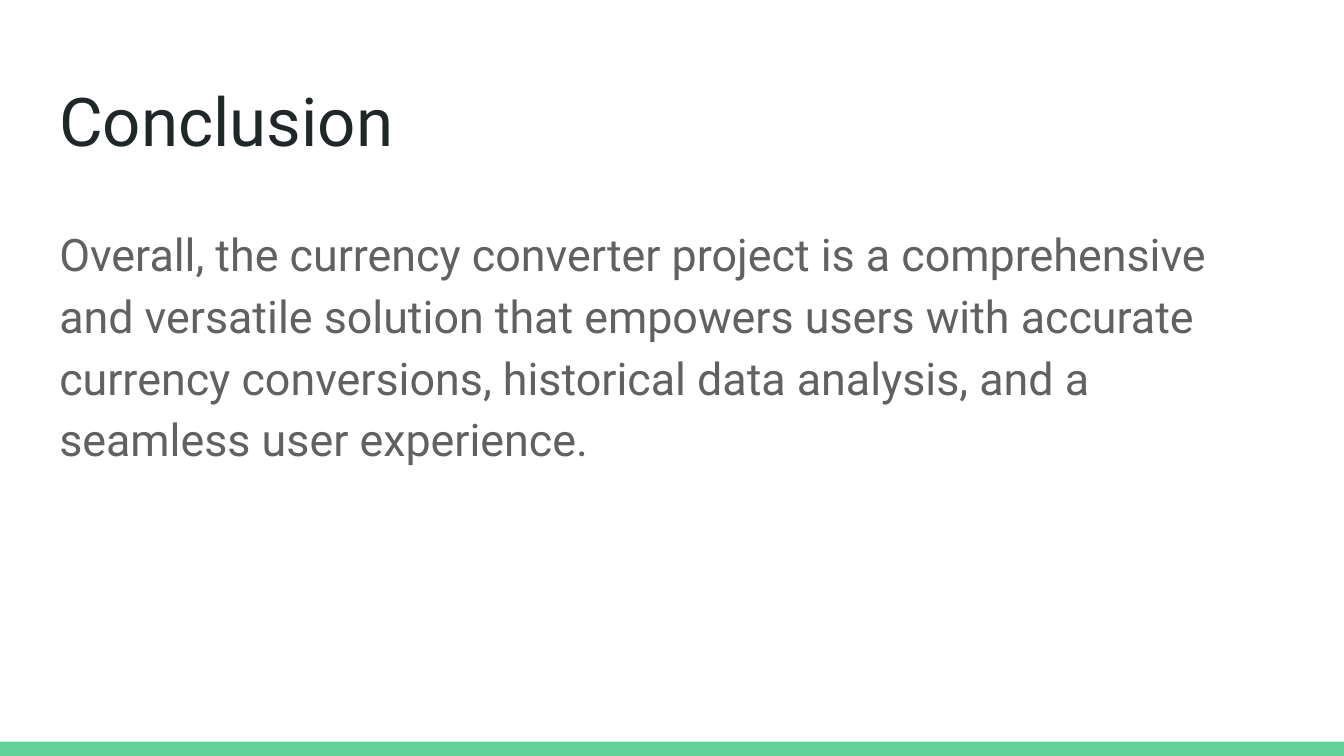
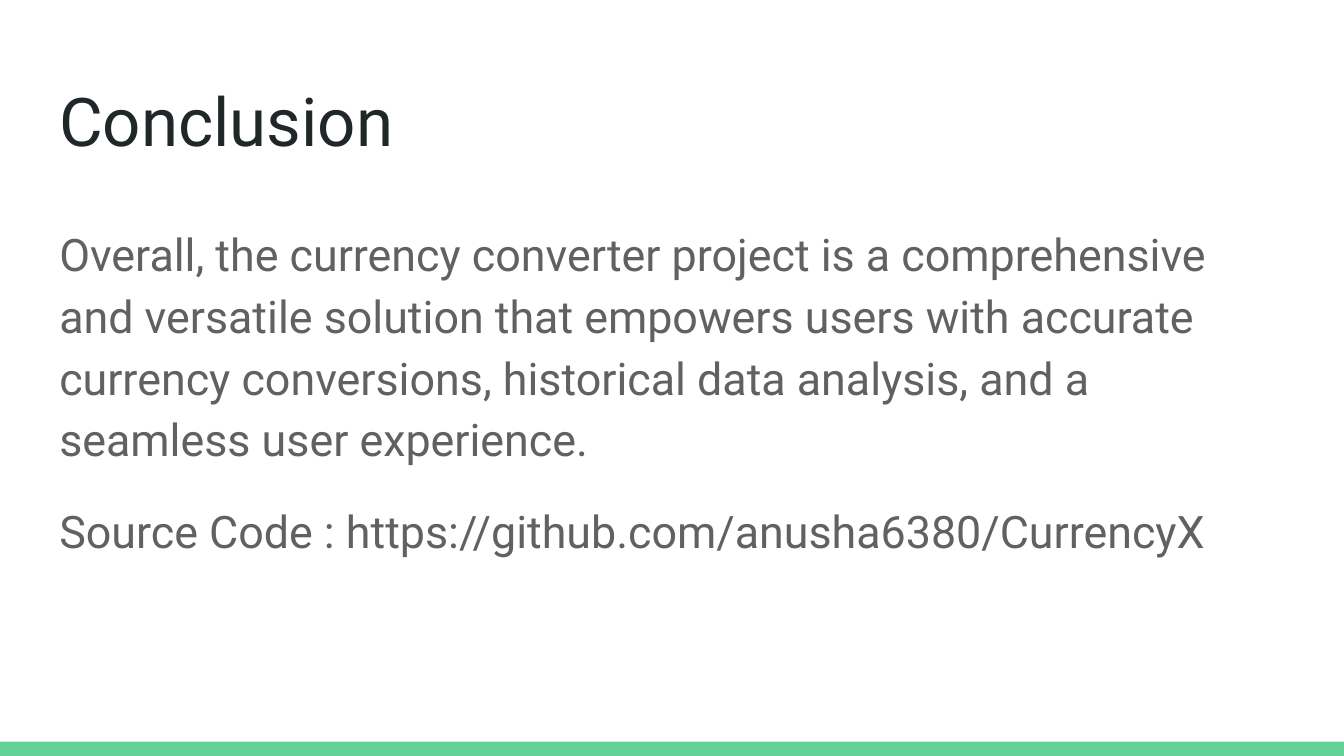
Before and after one commit to anusha6380/CurrencyX, a slide deck: slide 10 of CurrencyX.pptx. Drawn at 1344x756 pixels with LibreOffice and Linux fonts; fonts in the diff are those of the drawing. Boxes give left, top, right and bottom in pixels: in the first picture for what was removed or moved away, otherwise in the second. Text is boxed around its words. In the diff, an @@ line names an element or a change of style, - is before the commit and + after.

```diff
--- a/CurrencyX.pptx
+++ b/CurrencyX.pptx
@@ text at bbox=[59, 514, 1205, 558]: paragraph added @@
+Source Code : https://github.com/anusha6380/CurrencyX
```
Also in this commit, not shown: 1 other file.
